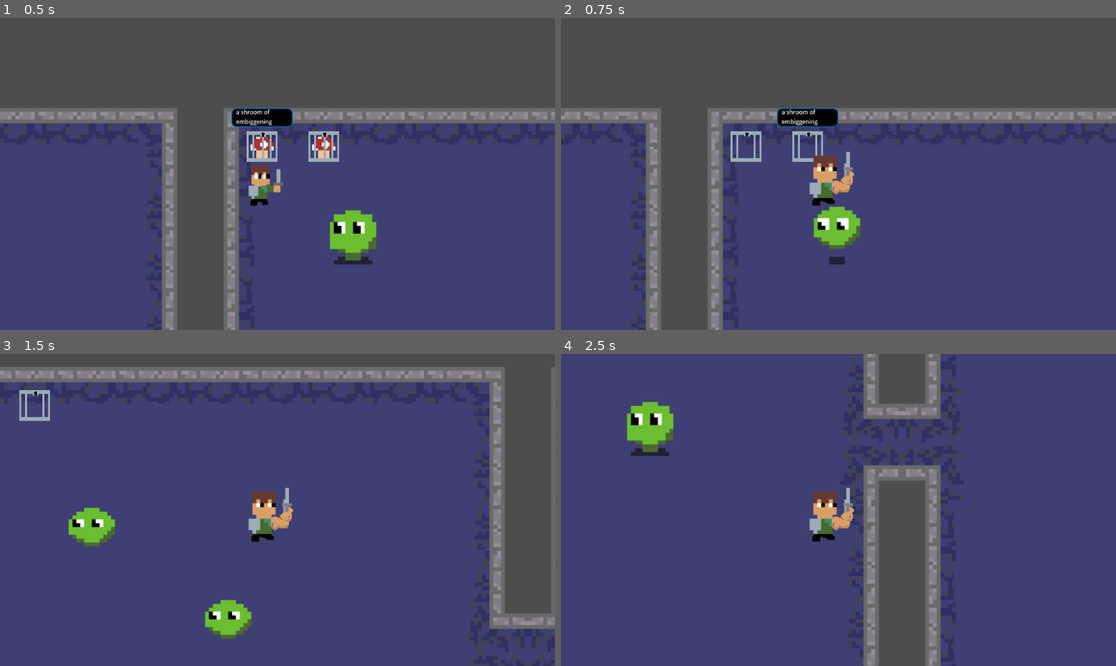
Above: before the commit, frames 1-4 (two rows, left to right).
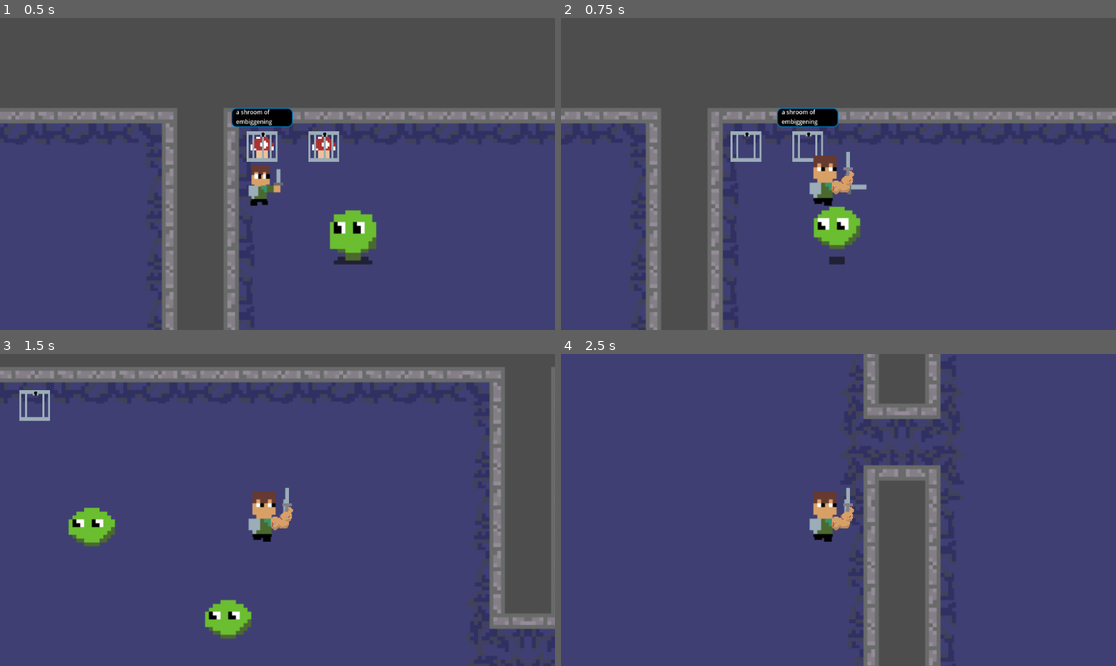
Above: after the commit, the same moments.

Repository: beml201/dungeon_game1
Game: Godot game, scene res://scenes/main.tscn
Same seed, same stepped clock (60 frames per second), same inputs: the game is played once before the commit and once after it.
Inputs (mouse positions are in pixels of both pictures, inside the frame that each line leads up to):
- Up to frame 1 (0.5 s): no input
- Up to frame 2 (0.75 s): move the mouse to (960, 158) at 0.52 s; hold D (right) from 0.53 s (still down); click (960, 158) at 0.6 s
- Up to frame 3 (1.5 s): move the mouse to (166, 525) at 1.27 s; release D (right) at 1.28 s; hold S (down) from 1.28 s (still down); click (166, 525) at 1.35 s
- Up to frame 4 (2.5 s): move the mouse to (894, 441) at 2.02 s; release S (down) at 2.03 s; hold D (right) from 2.03 s (still down); click (894, 441) at 2.1 s

Frame 1 is identical in both runs. In frame 2, 0.1% of the frame differs, in the area x 45-56%, y 46-61%; in frame 3, less than 0.1%; in frame 4, 1.3%, in the area x 11-50%, y 15-61%.

Commit message:
Update sam.gd

Diff:
--- a/scripts/sam.gd
+++ b/scripts/sam.gd
@@ -23,8 +23,12 @@
 	var input_direction = Input.get_vector("left", "right", "up", "down")
 	velocity = input_direction * speed
 	if velocity != Vector2(0,0):
-		get_node("AnimationPlayer").play("walking")
-	else:
+		if Global.player_current_attack == true:
+			get_node("AnimationPlayer").play("walking-slash")
+			#$attack_duration.start()
+		else:
+			get_node("AnimationPlayer").play("walking")
+	elif Global.player_current_attack == false:
 		get_node("AnimationPlayer").stop()
 
 func _physics_process(delta):
@@ -41,9 +45,9 @@
 	if event is InputEventMouseButton and Global.player_can_attack:
 		Global.player_current_attack = true
 		Global.player_can_attack = false
+		get_node("AnimationPlayer").play("slash")
 		print("attacking")
-		get_node("AnimationPlayer").play("slash")
-		$attack_duration.start()
+		#$attack_duration.start()
 
 #func attack():
 	#if Input.is_action_just_pressed("attack"):
@@ -76,4 +80,14 @@
 func _on_attack_duration_timeout() -> void:
 	Global.player_current_attack = false
 	Global.player_can_attack = true
+	#get_node("AnimationPlayer").play("walking")
 	#print("not attacking")
+
+
+func _on_animation_player_animation_finished(anim_name):
+	if anim_name == "slash" or anim_name == "walking-slash":
+		Global.player_current_attack = false
+		Global.player_can_attack = true
+		print("player_can_attack")
+	else:
+		return
